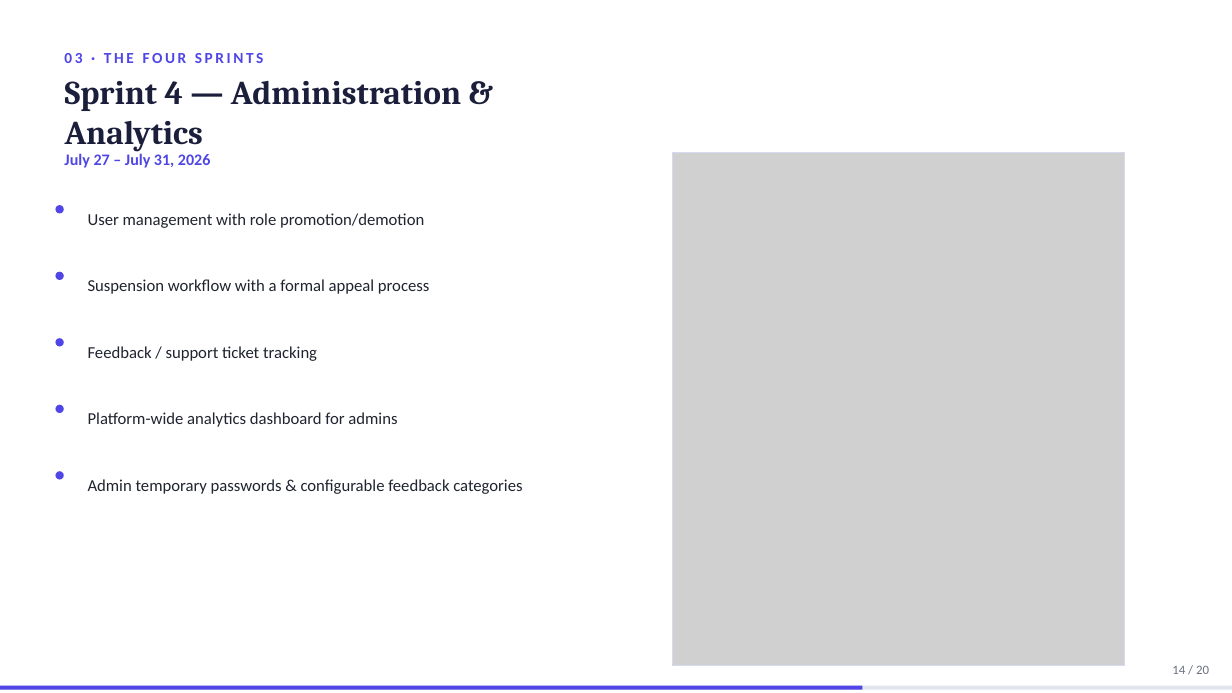
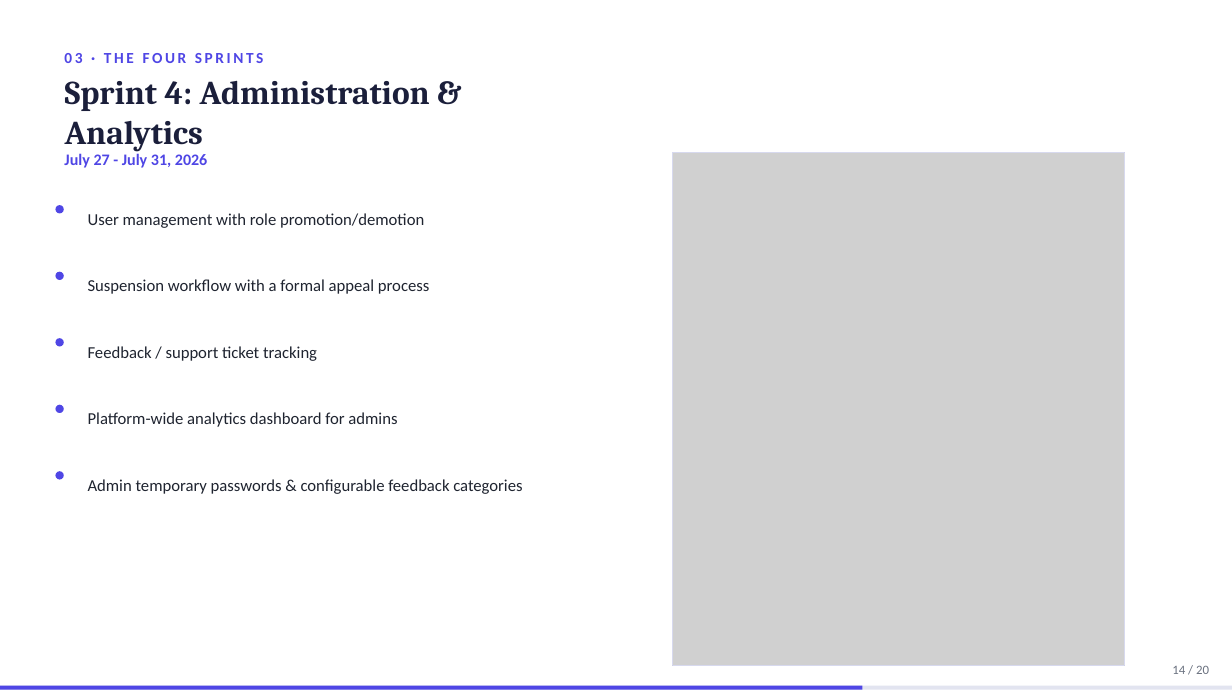
Before and after one commit to domdomxy/synkro, a slide deck: slide 14 of Synkro_PFA_Defense.pptx. Drawn at 1232x693 pixels with LibreOffice and Linux fonts; fonts in the diff are those of the drawing; grey boxes stand for pictures. Boxes give left, top, right and bottom in pixels: in the first picture for what was removed or moved away, otherwise in the second. Text is boxed around its words. In the diff, an @@ line names an element or a change of style, - is before the commit and + after.

```diff
--- a/Synkro_PFA_Defense.pptx
+++ b/Synkro_PFA_Defense.pptx
@@ text at <box>65,81,430,152</box>: text changed @@
-Sprint 4 — Administration & Analytics
+Sprint 4: Administration & Analytics
@@ text at <box>64,153,207,168</box>: text changed @@
-July 27 – July 31, 2026
+July 27 - July 31, 2026
```
Also in this commit, not shown: 11 other slides changed.
